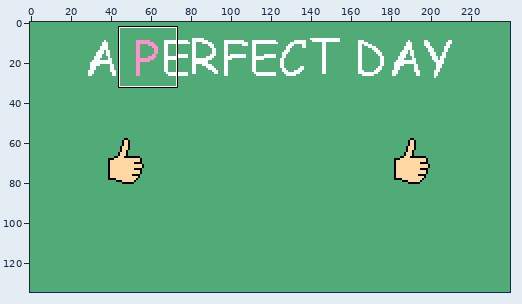
A pixel-art file gets an edit: aseprite_working_file/game_success.aseprite. The first picture is a wide view before the edit; the outline marks the close-up.
Close-up. First the earlier version:
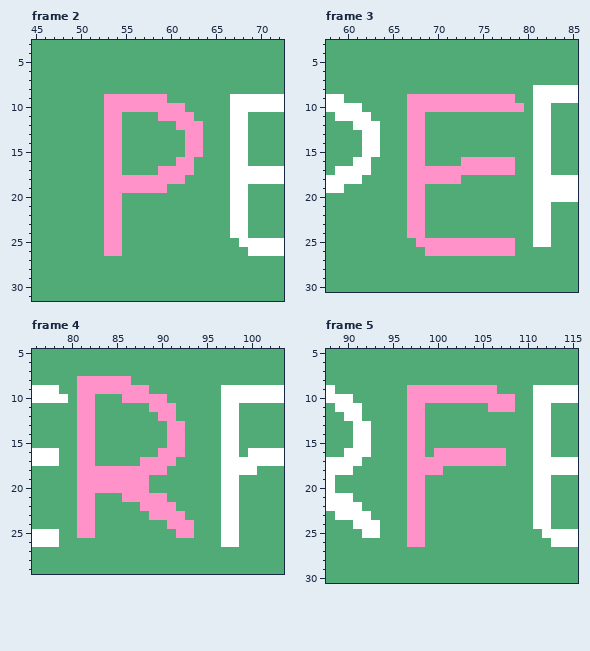
240x135 pixels, 8 frames. Shown: frame 2: x 45..72, y 3..31; frame 3: x 58..85, y 3..30; frame 4: x 76..103, y 5..29; frame 5: x 88..115, y 5..30. The commit also changed other frames or places, which this record leaves out.
The result:
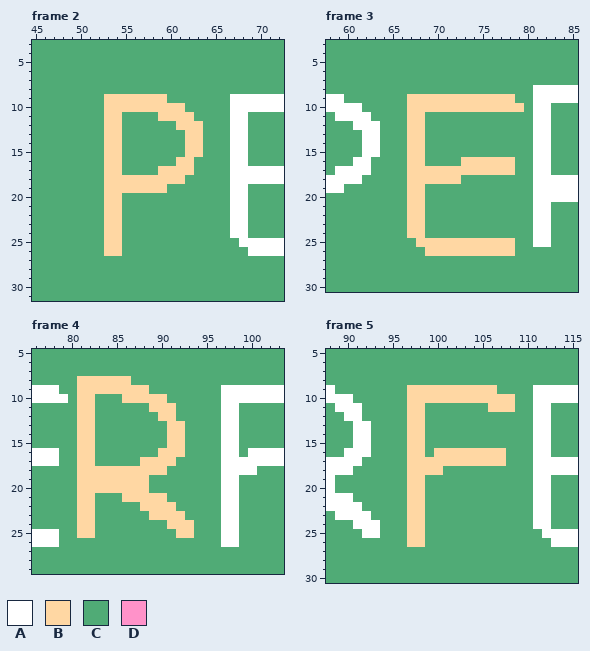
Palette (. is transparent): A #ffffff  B #ffd7a3  C #50ab76  D #ff92c9
From old to new:
--- frame 2, layer "Text"
@@ x 51..65 @@
  8 CCCCCCCCCCCCCCC
- 9 CCDDDDDDDCCCCCC
-10 CCDDDDDDDDDCCCC
-11 CCDDCCCCDDDDCCC
-12 CCDDCCCCCCDDDCC
-13 CCDDCCCCCCCDDCC
-14 CCDDCCCCCCCDDCC
-15 CCDDCCCCCCCDDCC
-16 CCDDCCCCCCDDCCC
-17 CCDDCCCCDDDDCCC
-18 CCDDDDDDDDDCCCC
-19 CCDDDDDDDCCCCCC
-20 CCDDCCCCCCCCCCC
-21 CCDDCCCCCCCCCCC
-22 CCDDCCCCCCCCCCC
-23 CCDDCCCCCCCCCCC
-24 CCDDCCCCCCCCCCC
-25 CCDDCCCCCCCCCCC
-26 CCDDCCCCCCCCCCC
+ 9 CCBBBBBBBCCCCCC
+10 CCBBBBBBBBBCCCC
+11 CCBBCCCCBBBBCCC
+12 CCBBCCCCCCBBBCC
+13 CCBBCCCCCCCBBCC
+14 CCBBCCCCCCCBBCC
+15 CCBBCCCCCCCBBCC
+16 CCBBCCCCCCBBCCC
+17 CCBBCCCCBBBBCCC
+18 CCBBBBBBBBBCCCC
+19 CCBBBBBBBCCCCCC
+20 CCBBCCCCCCCCCCC
+21 CCBBCCCCCCCCCCC
+22 CCBBCCCCCCCCCCC
+23 CCBBCCCCCCCCCCC
+24 CCBBCCCCCCCCCCC
+25 CCBBCCCCCCCCCCC
+26 CCBBCCCCCCCCCCC
 27 CCCCCCCCCCCCCCC
--- frame 3, layer "Text"
@@ x 65..81 @@
  8 CCCCCCCCCCCCCCCCA
- 9 CCDDDDDDDDDDDDCCA
-10 CCDDDDDDDDDDDDDCA
-11 CCDDCCCCCCCCCCCCA
-12 CCDDCCCCCCCCCCCCA
-13 CCDDCCCCCCCCCCCCA
-14 CCDDCCCCCCCCCCCCA
-15 CCDDCCCCCCCCCCCCA
-16 CCDDCCCCDDDDDDCCA
-17 CCDDDDDDDDDDDDCCA
-18 CCDDDDDDCCCCCCCCA
-19 CCDDCCCCCCCCCCCCA
-20 CCDDCCCCCCCCCCCCA
-21 CCDDCCCCCCCCCCCCA
-22 CCDDCCCCCCCCCCCCA
-23 CCDDCCCCCCCCCCCCA
-24 CCDDCCCCCCCCCCCCA
-25 CCCDDDDDDDDDDDCCA
-26 CCCCDDDDDDDDDDCCC
+ 9 CCBBBBBBBBBBBBCCA
+10 CCBBBBBBBBBBBBBCA
+11 CCBBCCCCCCCCCCCCA
+12 CCBBCCCCCCCCCCCCA
+13 CCBBCCCCCCCCCCCCA
+14 CCBBCCCCCCCCCCCCA
+15 CCBBCCCCCCCCCCCCA
+16 CCBBCCCCBBBBBBCCA
+17 CCBBBBBBBBBBBBCCA
+18 CCBBBBBBCCCCCCCCA
+19 CCBBCCCCCCCCCCCCA
+20 CCBBCCCCCCCCCCCCA
+21 CCBBCCCCCCCCCCCCA
+22 CCBBCCCCCCCCCCCCA
+23 CCBBCCCCCCCCCCCCA
+24 CCBBCCCCCCCCCCCCA
+25 CCCBBBBBBBBBBBCCA
+26 CCCCBBBBBBBBBBCCC
 27 CCCCCCCCCCCCCCCCC
--- frame 4, layer "Text"
@@ x 79..95 @@
  7 CCCCCCCCCCCCCCCCC
- 8 CCDDDDDDCCCCCCCCC
- 9 CCDDDDDDDDCCCCCCC
-10 ACDDCCCDDDDDCCCCC
-11 CCDDCCCCCCDDDCCCC
-12 CCDDCCCCCCCDDCCCC
-13 CCDDCCCCCCCCDDCCC
-14 CCDDCCCCCCCCDDCCC
-15 CCDDCCCCCCCCDDCCC
-16 CCDDCCCCCCCDDDCCC
-17 CCDDCCCCCDDDDCCCC
-18 CCDDDDDDDDDDCCCCC
-19 CCDDDDDDDDCCCCCCC
-20 CCDDDDDDDDCCCCCCC
-21 CCDDCCCDDDDDCCCCC
-22 CCDDCCCCCDDDDCCCC
-23 CCDDCCCCCCDDDDCCC
-24 CCDDCCCCCCCCDDDCC
-25 CCDDCCCCCCCCCDDCC
+ 8 CCBBBBBBCCCCCCCCC
+ 9 CCBBBBBBBBCCCCCCC
+10 ACBBCCCBBBBBCCCCC
+11 CCBBCCCCCCBBBCCCC
+12 CCBBCCCCCCCBBCCCC
+13 CCBBCCCCCCCCBBCCC
+14 CCBBCCCCCCCCBBCCC
+15 CCBBCCCCCCCCBBCCC
+16 CCBBCCCCCCCBBBCCC
+17 CCBBCCCCCBBBBCCCC
+18 CCBBBBBBBBBBCCCCC
+19 CCBBBBBBBBCCCCCCC
+20 CCBBBBBBBBCCCCCCC
+21 CCBBCCCBBBBBCCCCC
+22 CCBBCCCCCBBBBCCCC
+23 CCBBCCCCCCBBBBCCC
+24 CCBBCCCCCCCCBBBCC
+25 CCBBCCCCCCCCCBBCC
 26 CCCCCCCCCCCCCCCCC
--- frame 5, layer "Text"
@@ x 95..110 @@
  8 CCCCCCCCCCCCCCCC
- 9 CCDDDDDDDDDDCCCC
-10 CCDDDDDDDDDDDDCC
-11 CCDDCCCCCCCDDDCC
-12 CCDDCCCCCCCCCCCC
-13 CCDDCCCCCCCCCCCC
-14 CCDDCCCCCCCCCCCC
-15 CCDDCCCCCCCCCCCC
-16 CCDDCDDDDDDDDCCC
-17 CCDDDDDDDDDDDCCC
-18 CCDDDDCCCCCCCCCC
-19 CCDDCCCCCCCCCCCC
-20 CCDDCCCCCCCCCCCC
-21 CCDDCCCCCCCCCCCC
-22 CCDDCCCCCCCCCCCC
-23 CCDDCCCCCCCCCCCC
-24 CCDDCCCCCCCCCCCC
-25 CCDDCCCCCCCCCCCC
-26 CCDDCCCCCCCCCCCC
+ 9 CCBBBBBBBBBBCCCC
+10 CCBBBBBBBBBBBBCC
+11 CCBBCCCCCCCBBBCC
+12 CCBBCCCCCCCCCCCC
+13 CCBBCCCCCCCCCCCC
+14 CCBBCCCCCCCCCCCC
+15 CCBBCCCCCCCCCCCC
+16 CCBBCBBBBBBBBCCC
+17 CCBBBBBBBBBBBCCC
+18 CCBBBBCCCCCCCCCC
+19 CCBBCCCCCCCCCCCC
+20 CCBBCCCCCCCCCCCC
+21 CCBBCCCCCCCCCCCC
+22 CCBBCCCCCCCCCCCC
+23 CCBBCCCCCCCCCCCC
+24 CCBBCCCCCCCCCCCC
+25 CCBBCCCCCCCCCCCC
+26 CCBBCCCCCCCCCCCC
 27 CCCCCCCCCCCCCCCC
Changed places in both close-ups, as pixel boxes (x1, y1, x2, y2):
changed: (104, 94, 203, 256)
changed: (407, 94, 524, 256)
changed: (77, 376, 194, 538)
changed: (407, 385, 515, 547)
